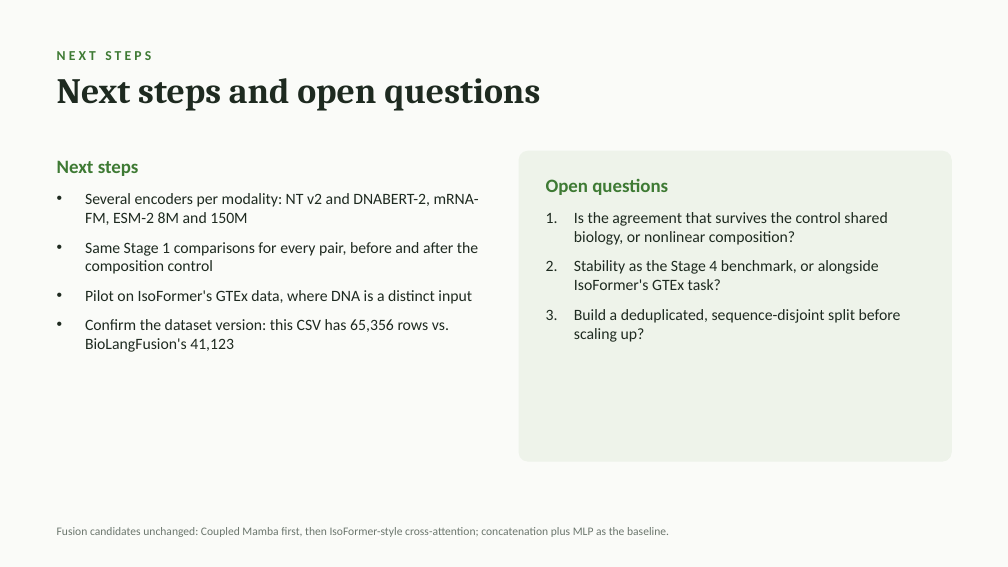
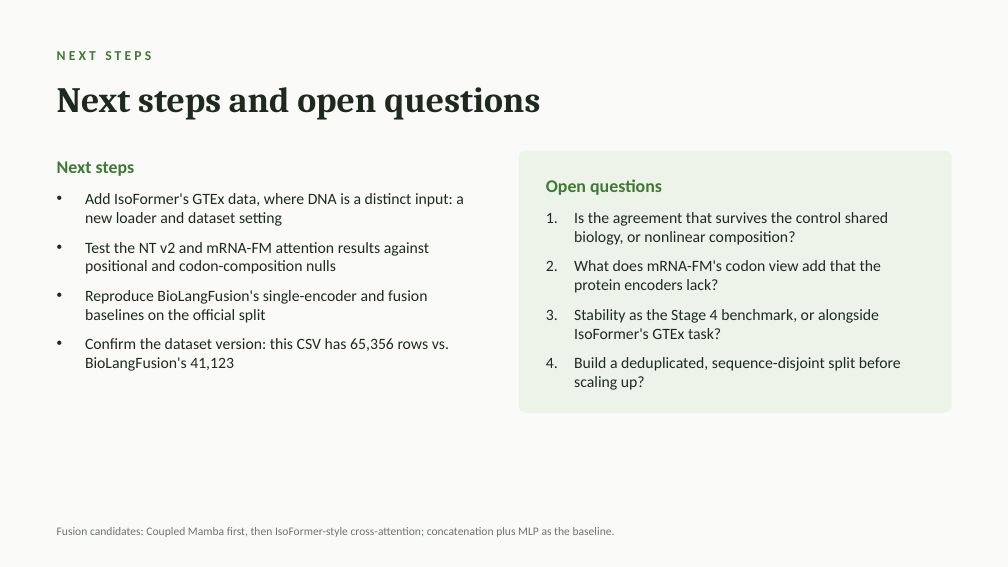
Before and after one commit to jtmckinley4/RNA-Protein-Multimodal-Fusion, a slide deck: slide 9 of Notes/Mina_Meeting_Slides_2026-10-07.pptx (slide 8 before the commit). Drawn at 1008x567 pixels with LibreOffice and Linux fonts; fonts in the diff are those of the drawing. Boxes give left, top, right and bottom in pixels: in the first picture for what was removed or moved away, otherwise in the second. Text is boxed around its words. In the diff, an @@ line names an element or a change of style, - is before the commit and + after.

```diff
--- a/Notes/Mina_Meeting_Slides_2026-10-07.pptx
+++ b/Notes/Mina_Meeting_Slides_2026-10-07.pptx
@@ text "Next steps and open questions" at bbox=[57, 87, 540, 120]: vertical alignment top to middle @@
@@ text "Next steps" at bbox=[57, 161, 135, 176]: size 18 to 17 pt @@
@@ rounded rectangle: place and size @@
-rounded rectangle at bbox=[520, 151, 952, 461]
+rounded rectangle at bbox=[520, 151, 951, 412]
@@ rounded rectangle at bbox=[520, 151, 951, 412]: proportions changed @@
@@ text "Open questions" at bbox=[546, 179, 662, 195]: size 18 to 17 pt @@
@@ text at bbox=[85, 193, 464, 323]: text changed @@
-• Several encoders per modality: NT v2 and DNABERT-2, mRNA-FM, ESM-2 8M and 150M
-• Same Stage 1 comparisons for every pair, before and after the composition control
-• Pilot on IsoFormer's GTEx data, where DNA is a distinct input
+• Add IsoFormer's GTEx data, where DNA is a distinct input: a new loader and dataset setting
+• Test the NT v2 and mRNA-FM attention results against positional and codon-composition nulls
+• Reproduce BioLangFusion's single-encoder and fusion baselines on the official split
@@ text at bbox=[574, 260, 881, 293]: paragraph added @@
+2. What does mRNA-FM's codon view add that the protein encoders lack?
@@ text at bbox=[57, 527, 615, 537]: text changed @@
-Fusion candidates unchanged: Coupled Mamba first, then IsoFormer-style cross-attention; concatenation plus MLP as the baseline.
+Fusion candidates: Coupled Mamba first, then IsoFormer-style cross-attention; concatenation plus MLP as the baseline.
```
Also in this commit, not shown: 4 other slides changed, 4 slides added, 3 slides removed, 2 other files.
